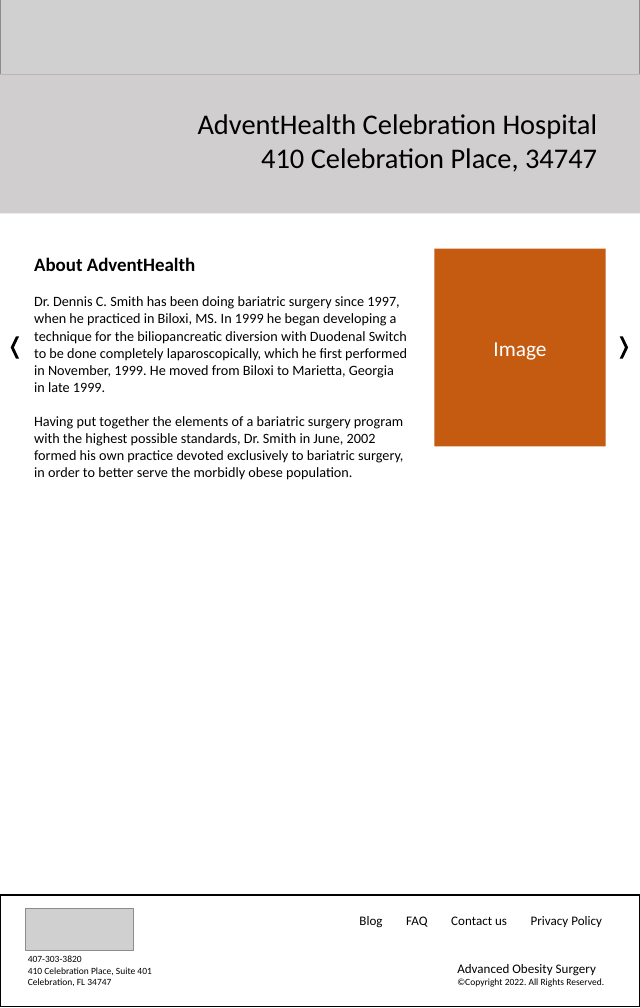
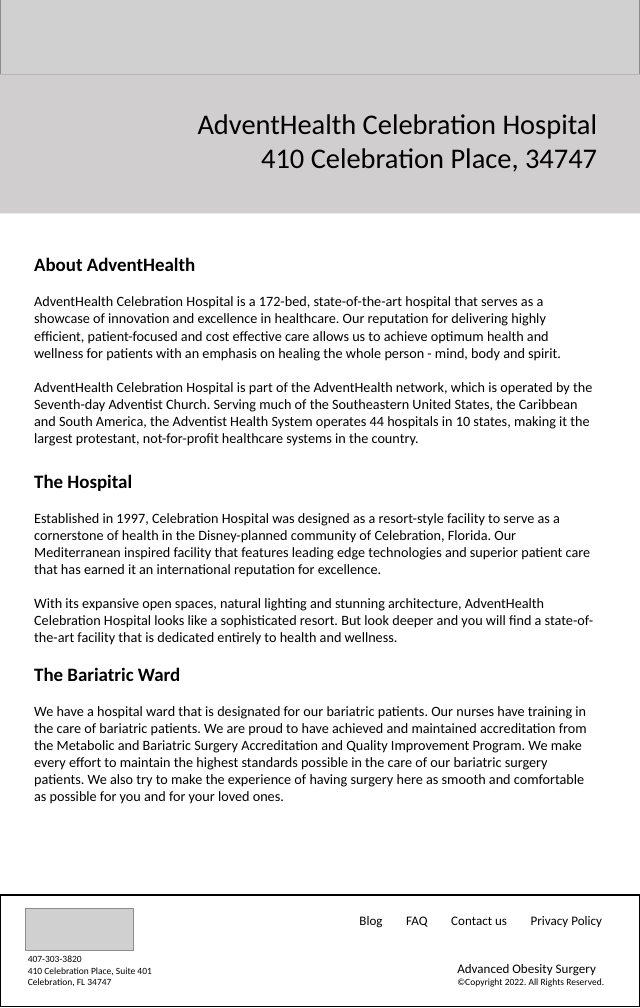
Before and after one commit to audcsm/aos-site, a slide deck: slide 5 of Website Design Tools.pptx. Drawn at 640x1008 pixels with LibreOffice and Linux fonts; fonts in the diff are those of the drawing; grey boxes stand for pictures. Boxes give left, top, right and bottom in pixels: in the first picture for what was removed or moved away, otherwise in the second. Text is boxed around its words. In the diff, an @@ line names an element or a change of style, - is before the commit and + after.

```diff
--- a/Website Design Tools.pptx
+++ b/Website Design Tools.pptx
@@ rectangle removed at box(434, 248, 606, 446) @@
-Image
@@ text at box(34, 296, 593, 804): text changed @@
-Dr. Dennis C. Smith has been doing bariatric surgery since 1997, when he practiced in Biloxi, MS. In 1999 he began developing a technique for the biliopancreatic diversion with Duodenal Switch to be done completely laparoscopically, which he first performed in November, 1999. He moved from Biloxi to Marietta, Georgia in late 1999.
-Having put together the elements of a bariatric surgery program with the highest possible standards, Dr. Smith in June, 2002 formed his own practice devoted exclusively to bariatric surgery, in order to better serve the morbidly obese population.
+AdventHealth Celebration Hospital is a 172-bed, state-of-the-art hospital that serves as a showcase of innovation and excellence in healthcare. Our reputation for delivering highly efficient, patient-focused and cost effective care allows us to achieve optimum health and wellness for patients with an emphasis on healing the whole person - mind, body and spirit.
+AdventHealth Celebration Hospital is part of the AdventHealth network, which is operated by the Seventh-day Adventist Church. Serving much of the Southeastern United States, the Caribbean and South America, the Adventist Health System operates 44 hospitals in 10 states, making it the largest protestant, not-for-profit healthcare systems in the country.
+The Hospital
+Established in 1997, Celebration Hospital was designed as a resort-style facility to serve as a cornerstone of health in the Disney-planned community of Celebration, Florida. Our Mediterranean inspired facility that features leading edge technologies and superior patient care that has earned it an international reputation for excellence.
+With its expansive open spaces, natural lighting and stunning architecture, AdventHealth Celebration Hospital looks like a sophisticated resort. But look deeper and you will find a state-of-the-art facility that is dedicated entirely to health and wellness.
+The Bariatric Ward
+We have a hospital ward that is designated for our bariatric patients. Our nurses have training in the care of bariatric patients. We are proud to have achieved and maintained accreditation from the Metabolic and Bariatric Surgery Accreditation and Quality Improvement Program. We make every effort to maintain the highest standards possible in the care of our bariatric surgery patients. We also try to make the experience of having surgery here as smooth and comfortable as possible for you and for your loved ones.
@@ freeform shape removed at box(11, 336, 20, 358) @@
@@ freeform shape removed at box(620, 336, 628, 358) @@
```
Also in this commit, not shown: 3 other files.
